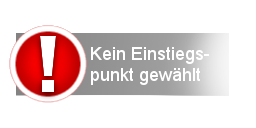
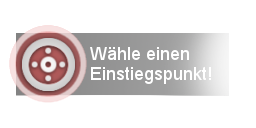
Layers edited between the first and the second 256×128 image:
added layer "Eingefügte Ebene" above "Drop Shadow" over [17, 34, 79, 96]
hid "Drop Shadow" over [32, 29, 65, 103]
hid "Neue Ebene#2" over [40, 36, 56, 92]
"Neue Ebene#3": opacity 100% → 68% over [9, 25, 87, 103]
"Neue Ebene#1": opacity 100% → 35% over [9, 25, 87, 103]
renamed "Kein Einstiegs- ..." to "Wähle einen ...", painted on it over [90, 46, 211, 85]
